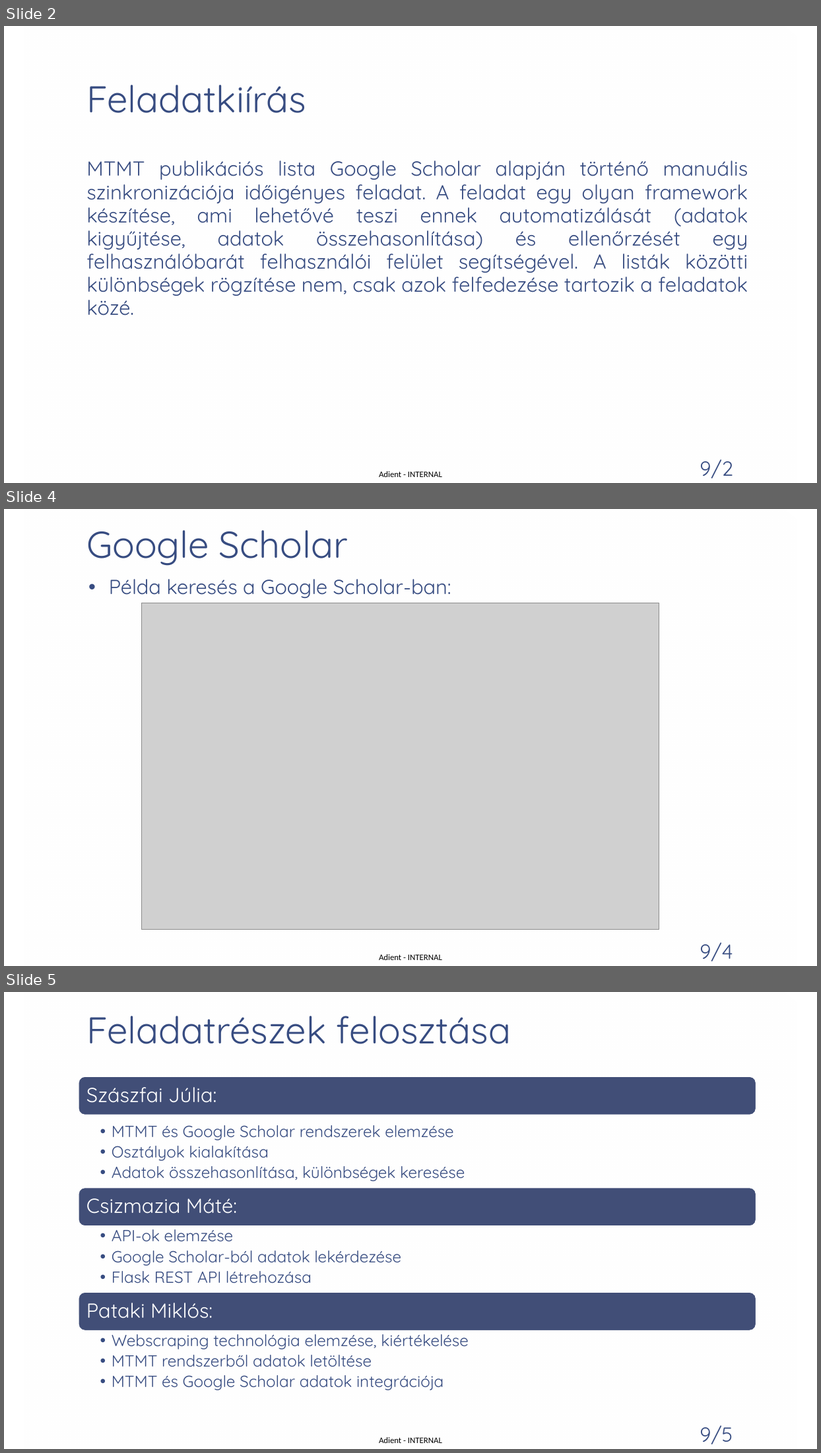
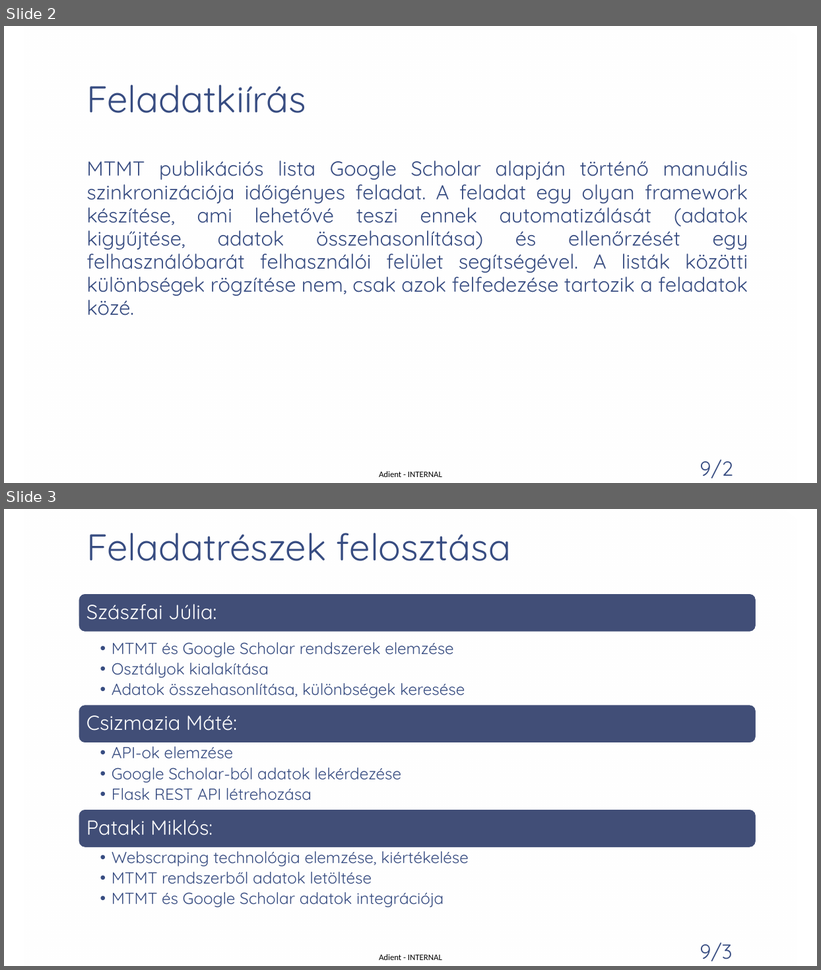
Before and after one commit to patmik2012/PubSync, a slide deck: Publikációs listák szinkronizálása.pptx. Shown one above the other, each under a label of ours: slides 2, 4 and 5 before the commit, slides 2 and 3 after it; the slides between them are not shown. The pictures are 821x1453 and 821x970 pixels, drawn with LibreOffice and Linux fonts; fonts in the diff are those of the drawing; grey boxes stand for pictures; background and template pictures are left out. Boxes give left, top, right and bottom in pixels: in the first picture for what was removed or moved away, otherwise in the second. Text is boxed around its words. In the diff, an @@ line names an element or a change of style, - is before the commit and + after.

```diff
--- a/Publikációs listák szinkronizálása.pptx
+++ b/Publikációs listák szinkronizálása.pptx
@@ slide 4 removed at <box>4,509,817,966</box>, background picture (left out); not listed: 3 template elements that a slide beside it also shows @@
@@ title removed at <box>86,530,348,566</box> @@
-Google Scholar
@@ text removed at <box>109,579,451,598</box> @@
-• Példa keresés a Google Scholar-ban:
@@ picture removed at <box>141,603,659,930</box> @@
@@ what was slide 5 is now slide 3 @@
@@ page number at <box>700,943,732,962</box>: text changed @@
-9/5
+9/3
```
Also in this commit, not shown: 1 slide changed, 11 slides added, 3 other slides removed, 2 other files.
